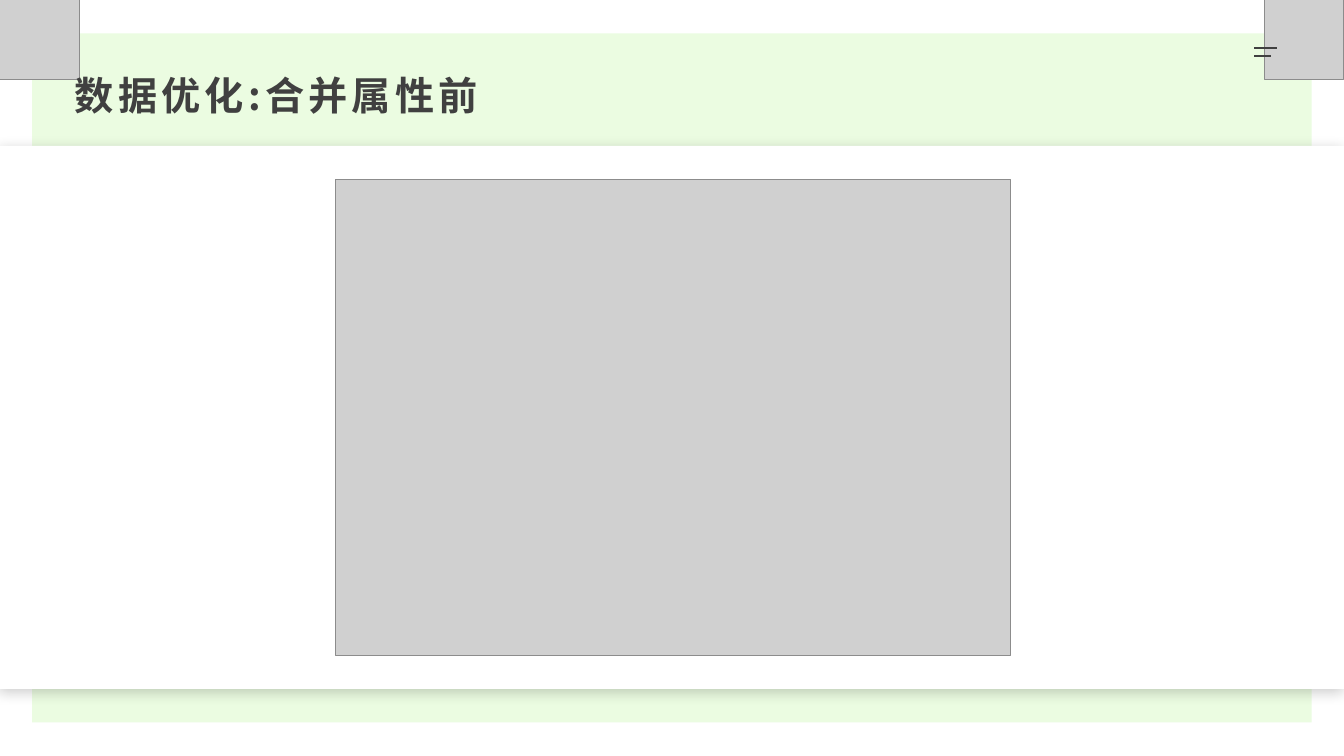
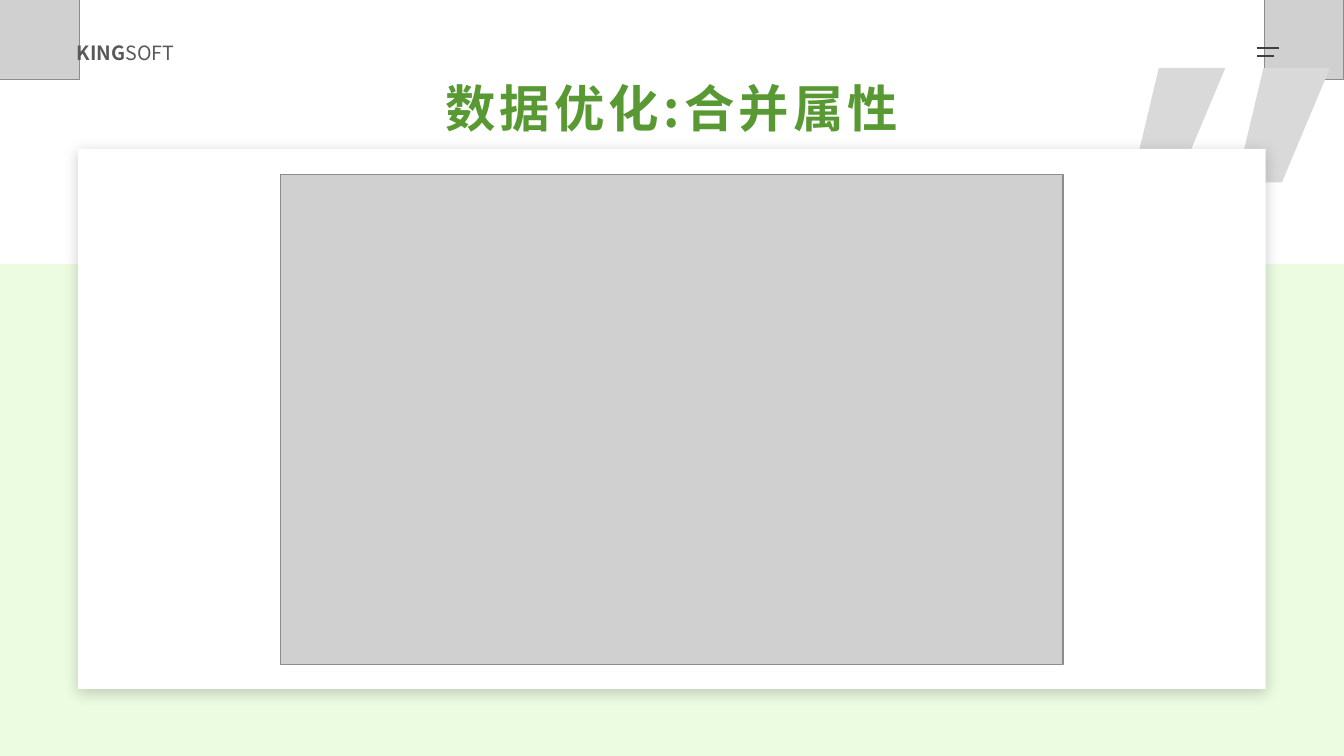
Before and after one commit to JiangJibo/project, a slide deck: slide 17 of web/src/main/resources/Java内存优化分享.pptx. Drawn at 1344x756 pixels with LibreOffice and Linux fonts; fonts in the diff are those of the drawing; grey boxes stand for pictures. Boxes give left, top, right and bottom in pixels: in the first picture for what was removed or moved away, otherwise in the second. Text is boxed around its words. In the diff, an @@ line names an element or a change of style, - is before the commit and + after.

```diff
--- a/web/src/main/resources/Java内存优化分享.pptx
+++ b/web/src/main/resources/Java内存优化分享.pptx
@@ text added at <box>77,40,175,66</box>, 14 pt, text #595959, bold @@
+KINGSOFT
@@ line moved from (1254, 56) - (1271, 56) to (1257, 56) - (1274, 56) @@
@@ line moved from (1254, 48) - (1277, 48) to (1257, 48) - (1279, 48) @@
@@ text at <box>445,84,898,132</box>: text changed; size 28 to 36 pt; text colour #404040 to #599933 @@
-数据优化:合并属性前
+数据优化:合并属性
@@ freeform shape added at <box>1132,68,1226,182</box>, fill #D9D9D9 @@
@@ freeform shape added at <box>1236,68,1330,182</box>, fill #D9D9D9 @@
@@ rectangle: place and size @@
-rectangle at <box>0,146,1344,690</box>
+rectangle at <box>79,149,1266,690</box>
@@ picture: place and size @@
-picture at <box>336,179,1010,655</box>
+picture at <box>280,174,1063,664</box>
@@ rectangle: place and size @@
-rectangle at <box>32,33,1312,723</box>
+rectangle at <box>0,264,1344,756</box>
```
Also in this commit, not shown: 8 other slides changed, 3 slides added, 4 slides removed, 2 other files.
